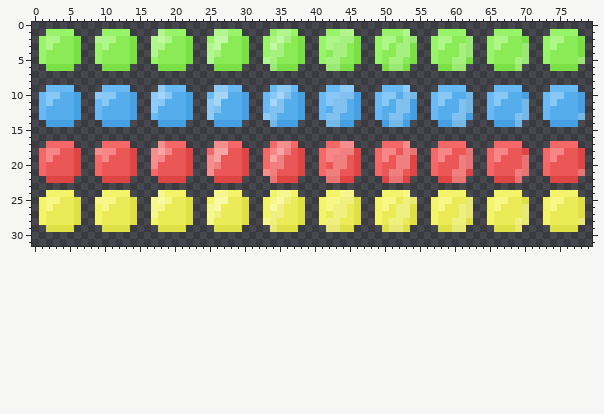
Edited in one commit: sprite sheet (assets/1x1.png). Above, as it was before the edit.
The file is 80x32 pixels. Colours within 5 levels of each other are drawn and written as one.
Now the later version:
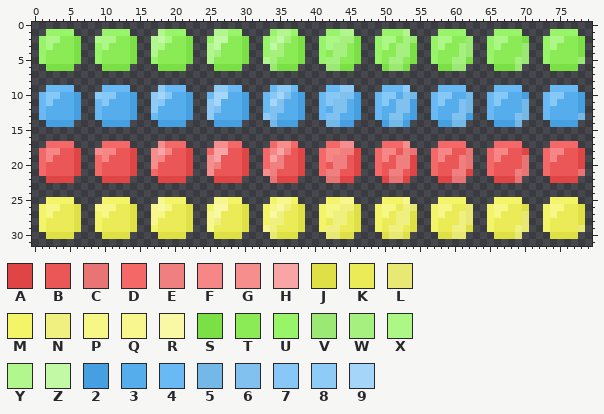
Palette (. is transparent): A #e04545  B #eb5656  C #e87474  D #f46868  E #f08080  F #f78787  G #f78e8e  H #f9a5a5  J #dfe045  K #eaeb56  L #e8e874  M #f3f468  N #f0f080  P #f7f787  Q #f7f78e  R #f9f9a5  S #7ae045  T #8aeb56  U #98f468  V #9ce874  W #a6f080  X #adf787  Y #b2f78e  Z #c2f9a5  2 #459fe0  3 #56adeb  4 #68b9f4  5 #74b8e8  6 #80c1f0  7 #87c8f7  8 #8ecbf7  9 #a5d6f9
Author's note on the commit: Move yellow 1x1 gem into centre of spritemap tile
Diff:
Colour J now appears in row 29 at x 6, 14, 22, 30, 38, 46, 54 and 62; in row 30 at x 2 to 5, 10 to 13, 18 to 21, 26 to 29, 35 to 37, 44 to 45, 50, 53, 58 to 59, 66 to 68 and 74 to 77.
The author changed colour L to colour J in row 26 at x 70; in row 28 at x 78.
The author changed colour J to colour K in row 29 at x 2 to 5, 10 to 13, 18 to 21, 26 to 29, 35 to 37, 44 to 45, 50, 53, 58 to 59, 66 to 68 and 74 to 77.
The author changed colour N to colour K in row 26 at x 52 and 61; in row 28 at x 42, 51, 60 and 69.
Colour L now appears in row 29 at x 70 and 78; in row 30 at x 34, 42 to 43, 51 to 52, 60 to 61 and 69.
The author changed colour J to colour L in row 26 at x 54; in row 28 at x 62.
Colour M now appears in row 29 at x 1, 9, 17, 41, 49, 57, 65 and 73.
The author changed colour K to colour M in row 25 at x 4 to 5, 12 to 13, 20 to 21, 28 to 29, 37, 52, 60 to 61, 68 to 69 and 76 to 77.
The author changed colour P to colour M in row 25 at x 2 to 3, 10 to 11, 19, 34, 42 to 43, 50 to 51, 58 to 59, 66 to 67 and 74 to 75.
The author changed colour Q to colour M in row 26 at x 25; in row 28 at x 33.
The author changed colour K to colour N in row 26 at x 36 and 45; in row 28 at x 26, 35, 44 and 53.
The author changed colour L to colour N in row 29 at x 34, 42 to 43, 51 to 52, 60 to 61 and 69.
The author changed colour K to colour P in row 26 at x 3, 11, 19, 51, 59, 67 and 75; in row 27 at x 2, 10, 18, 42, 50, 58, 66 and 74.
The author changed colour N to colour P in row 26 at x 43.
The author changed colour R to colour P in row 26 at x 34.
Colour Q now appears in row 29 at x 25 and 33.
The author changed colour M to colour Q in row 26 at x 9; in row 28 at x 17.
The author changed colour N to colour Q in row 25 at x 36, 44 to 45 and 53.
The author changed colour R to colour Q in row 25 at x 18, 26 to 27 and 35.
The author changed colour K to colour R in row 26 at x 27.
The author changed colour N to colour R in row 26 at x 35; in row 27 at x 26 and 34.
The author changed colour P to colour R in row 26 at x 18.
The author cleared colour J in row 25 at x 6, 14, 22, 30, 38, 46, 70 and 78.
The author cleared colour L in row 25 at x 54 and 62.
The author cleared colour M in row 24 at x 2 to 5, 10 to 13, 19 to 21, 28 to 29, 34, 37, 42 to 43, 50 to 52, 58 to 61, 66 to 69 and 74 to 77; in row 25 at x 1, 25, 33, 41, 49, 57, 65 and 73.
The author cleared colour Q in row 24 at x 18, 26 to 27, 35 to 36, 44 to 45 and 53; in row 25 at x 9 and 17.
Boxes around the changes in both pictures, in picture pixels (x1, y1, x2, y2):
changed: (39, 190, 585, 239)
